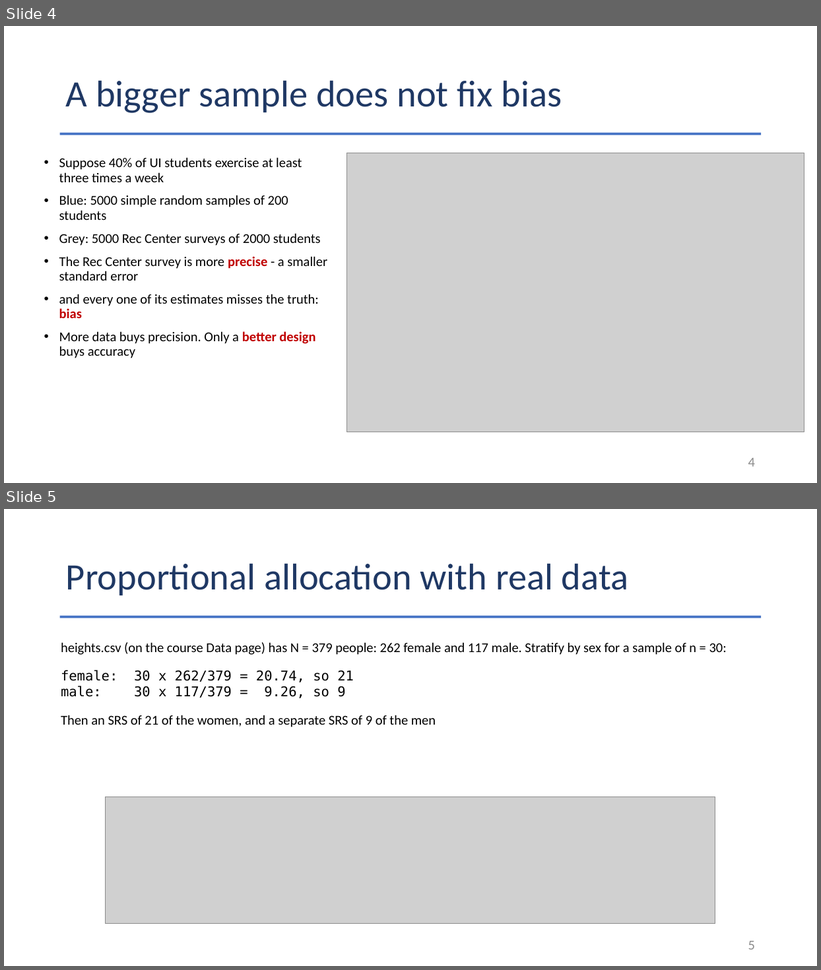
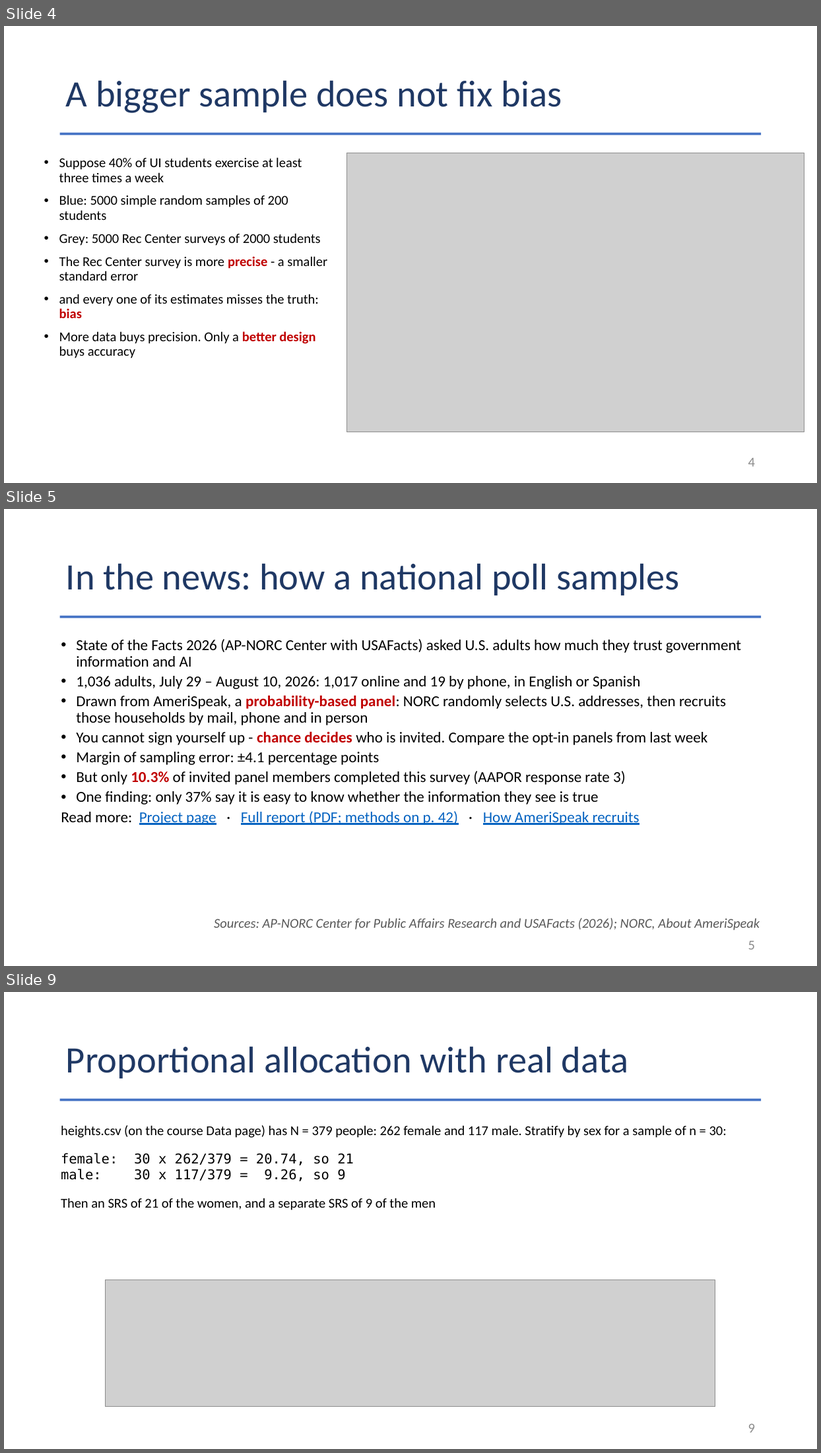
Before and after one commit to Jarred6068/Kvamme_UI_STAT251, a slide deck: docs/lecture_slides/Week 5/Week5_Lecture9_Slides_9_21_2026.pptx. Shown one above the other, each under a label of ours: slides 4 and 5 before the commit, slides 4, 5 and 9 after it; the slides between them are not shown. The pictures are 821x970 and 821x1453 pixels, drawn with LibreOffice and Linux fonts; fonts in the diff are those of the drawing; grey boxes stand for pictures. Boxes give left, top, right and bottom in pixels: in the first picture for what was removed or moved away, otherwise in the second. Text is boxed around its words. In the diff, an @@ line names an element or a change of style, - is before the commit and + after.

```diff
--- a/docs/lecture_slides/Week 5/Week5_Lecture9_Slides_9_21_2026.pptx
+++ b/docs/lecture_slides/Week 5/Week5_Lecture9_Slides_9_21_2026.pptx
@@ slide 5 added at <box>4,509,817,966</box>, background #FFFFFF @@
@@ title added at <box>66,563,680,595</box>, 44 pt, text #1F3864 @@
+In the news: how a national poll samples
@@ rectangle added at <box>60,616,762,618</box>, fill #4472C4 @@
@@ text added at <box>61,639,741,825</box>, 18 pt, text #000000 @@
+• State of the Facts 2026 (AP-NORC Center with USAFacts) asked U.S. adults how much they trust government information and AI
+• 1,036 adults, July 29 – August 10, 2026: 1,017 online and 19 by phone, in English or Spanish
+• Drawn from AmeriSpeak, a probability-based panel: NORC randomly selects U.S. addresses, then recruits those households by mail, phone and in person
+• You cannot sign yourself up - chance decides who is invited. Compare the opt-in panels from last week
+• Margin of sampling error: ±4.1 percentage points
+• But only 10.3% of invited panel members completed this survey (AAPOR response rate 3)
+• One finding: only 37% say it is easy to know whether the information they see is true
+Read more: Project page · Full report (PDF; methods on p. 42) · How AmeriSpeak recruits
@@ text added at <box>214,918,760,931</box>, 16 pt, text #595959, italic @@
+Sources: AP-NORC Center for Public Affairs Research and USAFacts (2026); NORC, About AmeriSpeak
@@ page number added at <box>748,941,755,950</box>, 16 pt, text #8C8C8C @@
+5
@@ what was slide 5 is now slide 9 @@
@@ page number at <box>748,1424,755,1433</box>: text changed @@
-5
+9
```
Also in this commit, not shown: 3 slides changed, 3 other slides added, 58 other files.
